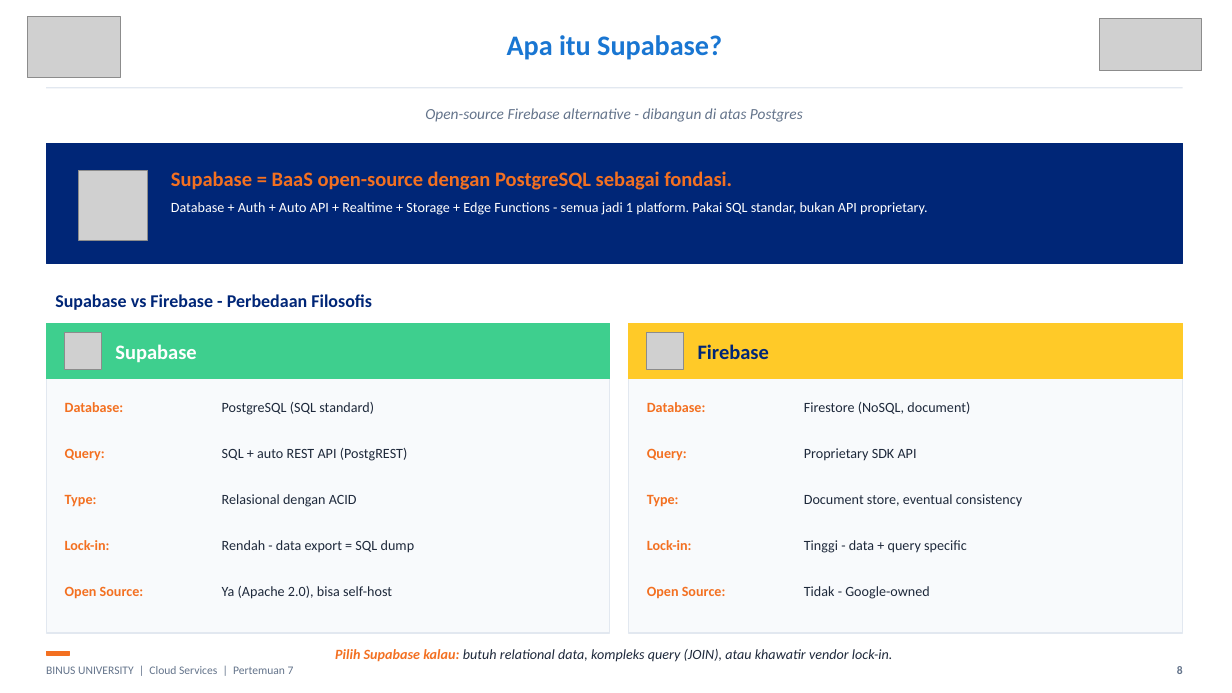
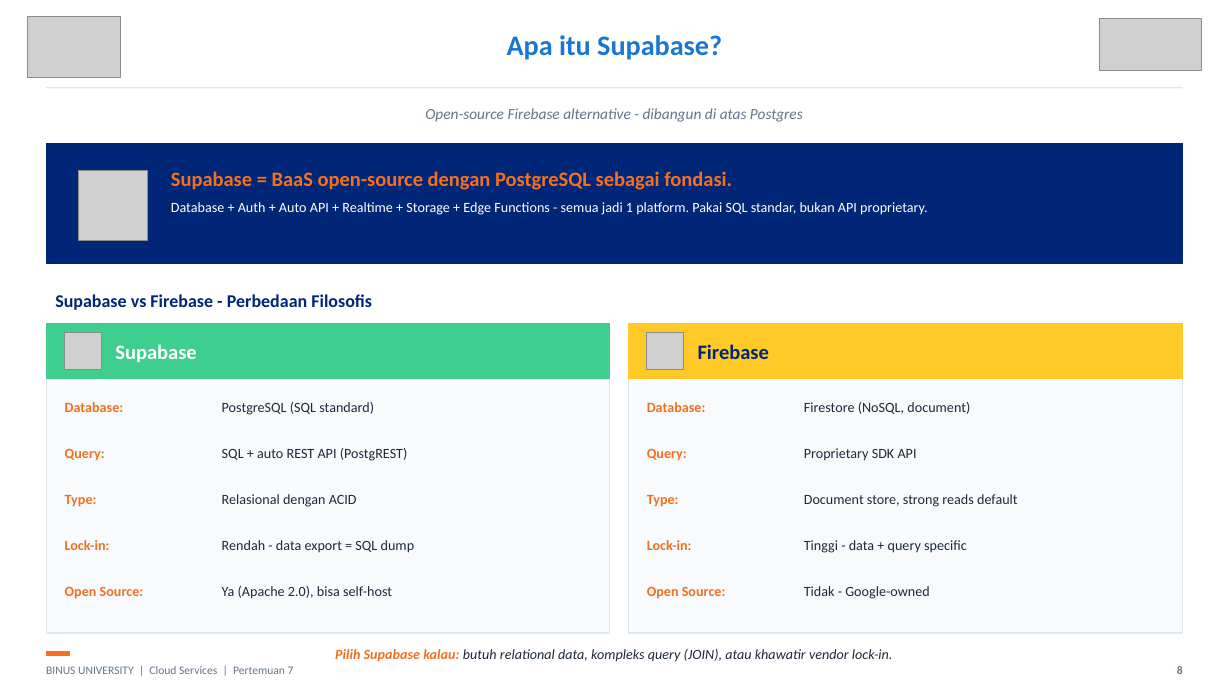
Before and after one commit to SeedFlora/meet7CloudService, a slide deck: slide 8 of slides/Teori_Pertemuan_07.pptx. Drawn at 1232x693 pixels with LibreOffice and Linux fonts; fonts in the diff are those of the drawing; grey boxes stand for pictures. Boxes give left, top, right and bottom in pixels: in the first picture for what was removed or moved away, otherwise in the second. Text is boxed around its words. In the diff, an @@ line names an element or a change of style, - is before the commit and + after.

```diff
--- a/slides/Teori_Pertemuan_07.pptx
+++ b/slides/Teori_Pertemuan_07.pptx
@@ text at (804, 494, 1018, 507): text changed @@
-Document store, eventual consistency
+Document store, strong reads default
```
Also in this commit, not shown: 4 other slides changed, 1 slide added, 1 slide removed, 6 other files.
